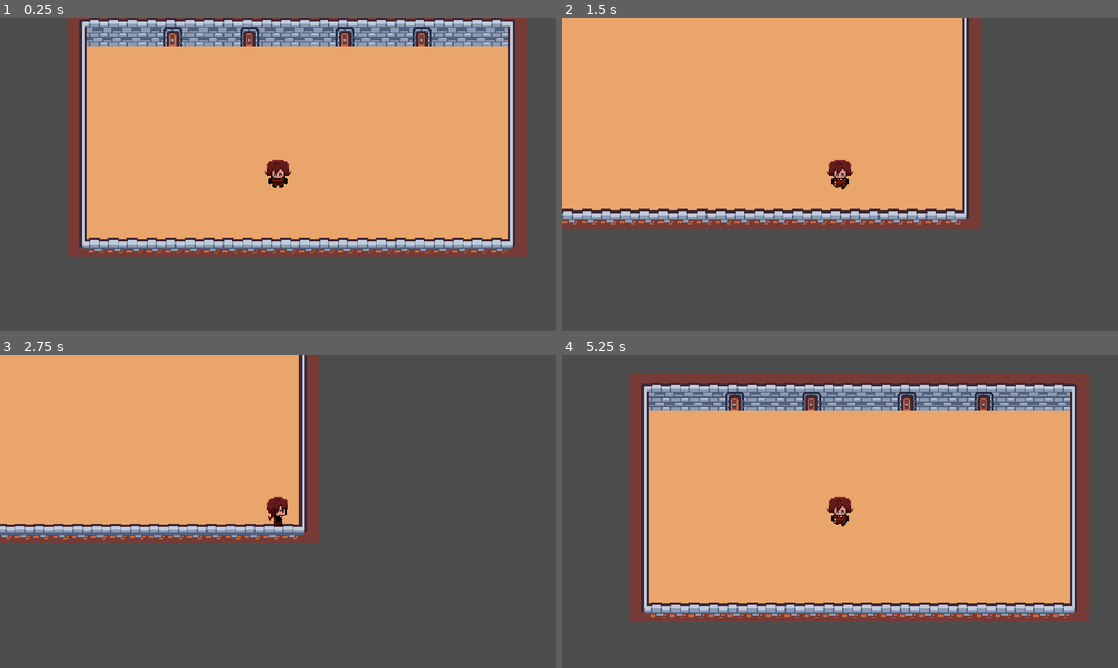
Above: before the commit, frames 1-4 (two rows, left to right).
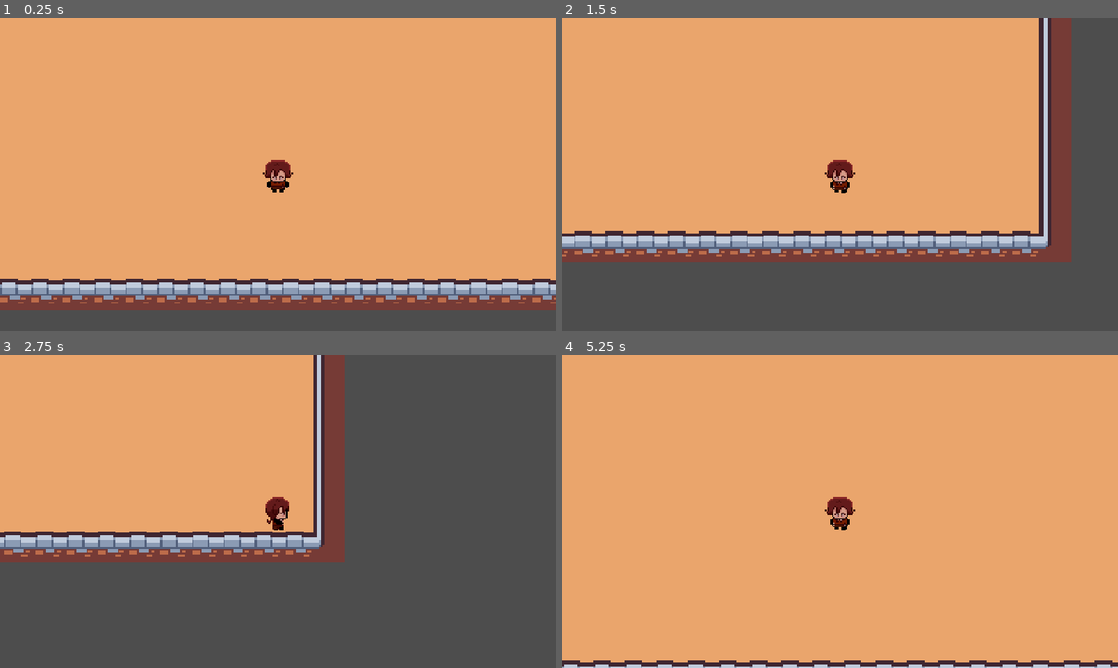
Above: after the commit, the same moments.

Repository: shamithap/OneWayOut
Game: Godot game, scene res://scenes/main.tscn
The game is run twice, just before and just after one commit, with the same random seed, the same clock (stepped at 60 frames per second) and the same inputs.
Inputs:
- Up to frame 1 (0.25 s): no input
- Up to frame 2 (1.5 s): tap Enter at 0.5 s; hold D (right) 0.53-1.28 s; tap E (interact) at 0.6, 1.35 s; hold S (down) from 1.28 s (still down)
- Up to frame 3 (2.75 s): release S (down) at 2.03 s; hold D (right) from 2.03 s (still down); tap E (interact) at 2.1 s
- Up to frame 4 (5.25 s): release D (right) at 2.78 s; hold W (up) 2.78-3.53 s; tap E (interact) every 0.75 s from 2.85 to 5.1 s; hold A (left) 3.53-5.03 s; hold S (down) from 5.03 s (still down)

The runs differ from the first frame. In frame 1, 47% of the frame differs, in the area x 0-100%, y 0-94%; in frame 2, 28%; in frame 3, 12%; in frame 4, 54%, in the area x 0-100%, y 0-100%.

Commit message:
made player smaller

Diff:
--- a/scenes/player.tscn
+++ b/scenes/player.tscn
@@ -308,6 +308,7 @@
 
 [node name="AnimatedSprite2D" type="AnimatedSprite2D" parent="." unique_id=2089907789]
 position = Vector2(0, 4)
+scale = Vector2(0.7, 0.7)
 sprite_frames = SubResource("SpriteFrames_npsde")
 animation = &"idle_left"
 
@@ -315,4 +316,4 @@
 shape = SubResource("RectangleShape2D_ml6mh")
 
 [node name="Camera2D" type="Camera2D" parent="." unique_id=1900570101]
-zoom = Vector2(2.755, 2.755)
+zoom = Vector2(4.505, 4.505)
